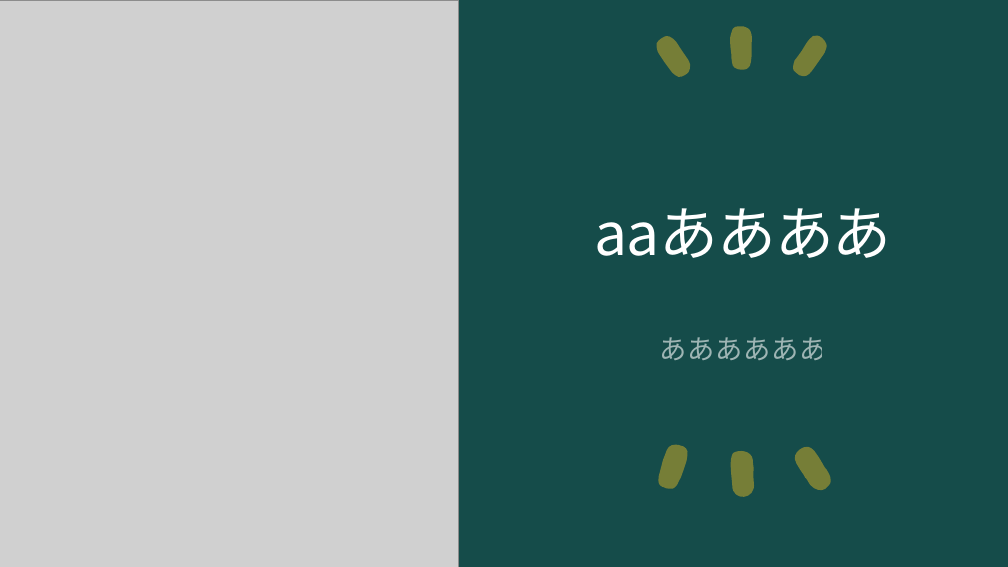
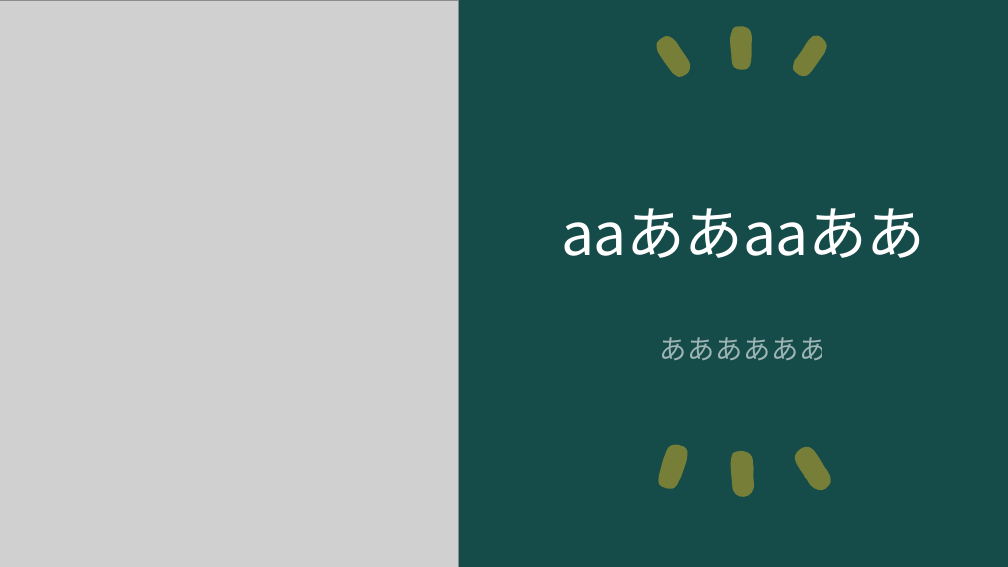
Before and after one commit to ogawa3427/utils, a slide deck: slide 1 of 2024quiz/quiz.pptx. Drawn at 1008x567 pixels with LibreOffice and Linux fonts; fonts in the diff are those of the drawing; grey boxes stand for pictures. Boxes give left, top, right and bottom in pixels: in the first picture for what was removed or moved away, otherwise in the second. Text is boxed around its words. In the diff, an @@ line names an element or a change of style, - is before the commit and + after.

Commit message:
aaああ

```diff
--- a/2024quiz/quiz.pptx
+++ b/2024quiz/quiz.pptx
@@ title at [561, 208, 925, 258]: text changed @@
-aaああああ
+aaああaaああ
```
